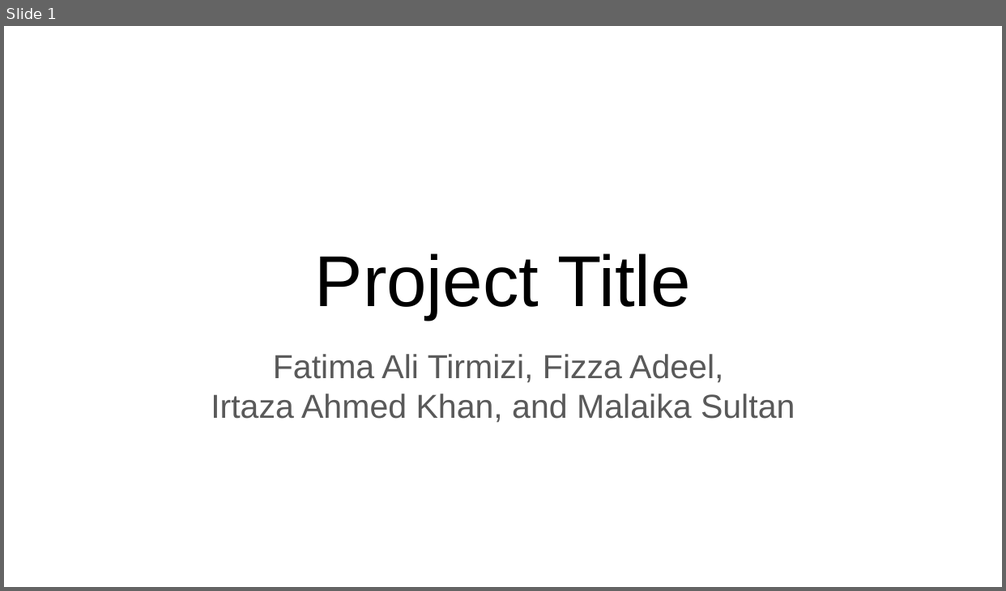
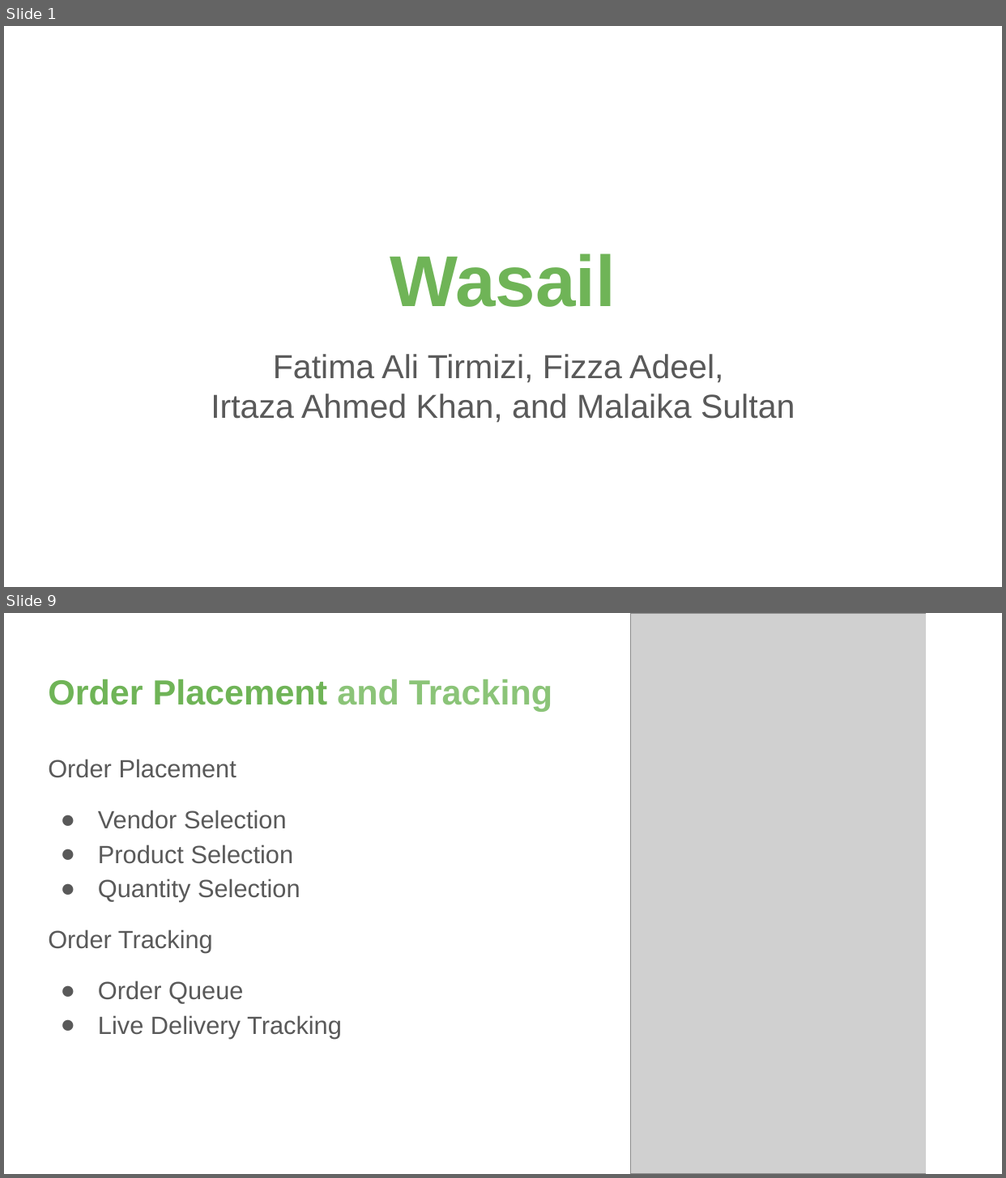
Before and after one commit to yrrebeere/prj-403, a slide deck: Project Proposal/Presentation/Presentation.pptx. Shown one above the other, each under a label of ours: slide 1 before the commit, slides 1 and 9 after it; the slides between them are not shown. The pictures are 1006x591 and 1006x1178 pixels, drawn with LibreOffice and Linux fonts; fonts in the diff are those of the drawing; grey boxes stand for pictures. Boxes give left, top, right and bottom in pixels: in the first picture for what was removed or moved away, otherwise in the second. Text is boxed around its words. In the diff, an @@ line names an element or a change of style, - is before the commit and + after.

```diff
--- a/Project Proposal/Presentation/Presentation.pptx
+++ b/Project Proposal/Presentation/Presentation.pptx
@@ slide 9 added at [4,613,1002,1174], background #FFFFFF @@
@@ picture added at [631,613,946,1174] @@
@@ rectangle added at [926,613,960,1174], fill #FFFFFF, outline #FFFFFF 0.75 pt @@
@@ title added at [48,679,552,712], 25.2 pt, text #6FB457, bold @@
+Order Placement and Tracking
@@ text added at [48,759,342,1039], 18 pt, text #595959 @@
+Order Placement
+● Vendor Selection
+● Product Selection
+● Quantity Selection
+Order Tracking
+● Order Queue
+● Live Delivery Tracking
@@ slide 1 changed as well @@
@@ title at [390,254,616,307]: text changed; text colour #000000 to #6FB457; bold on @@
-Project Title
+Wasail
```
Also in this commit, not shown: 5 other slides changed, 8 other slides added, 7 slides removed, 1 other file.
